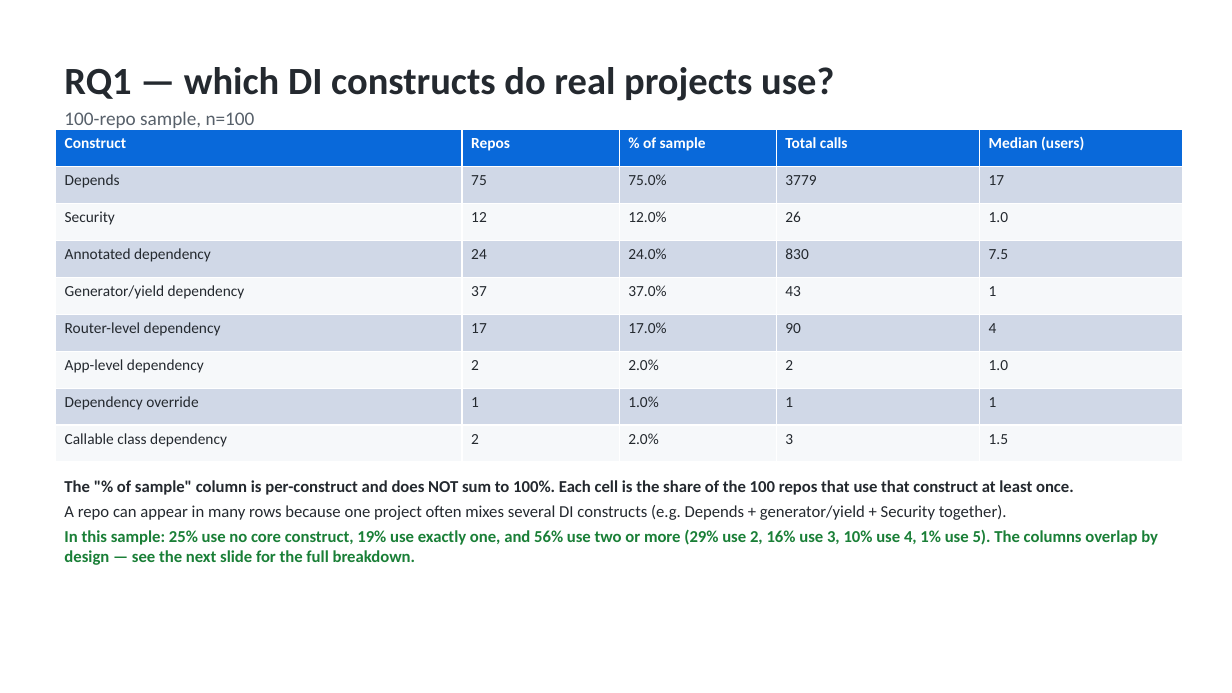
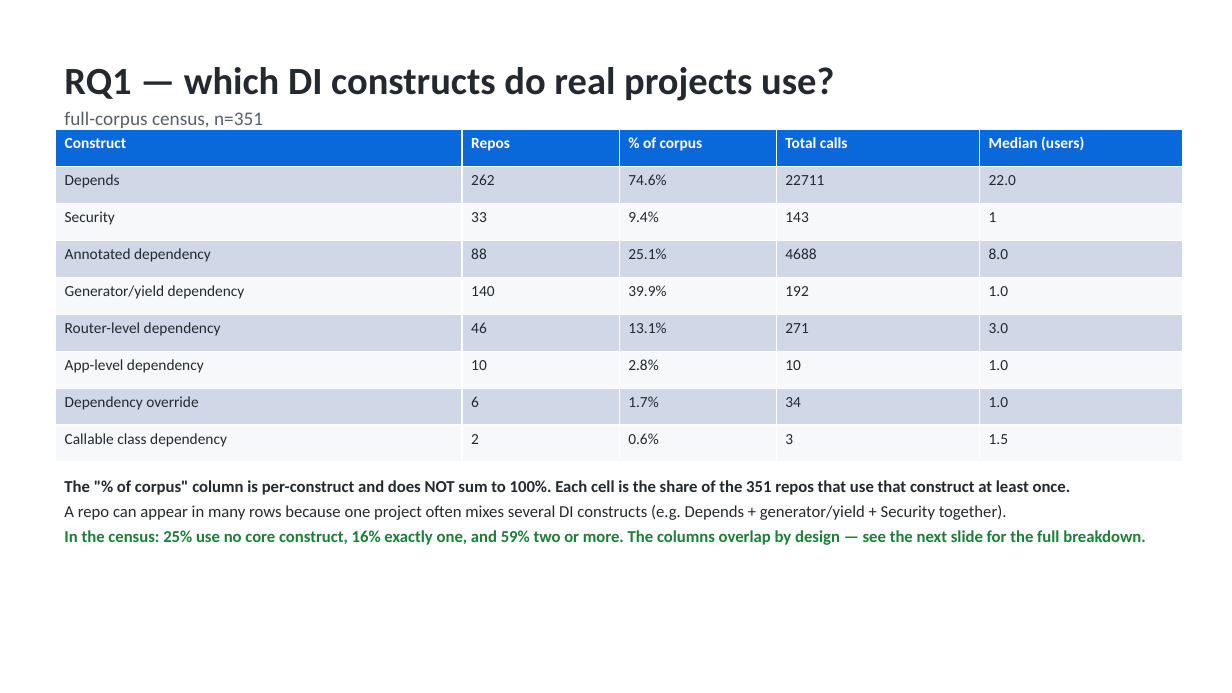
Before and after one commit to codeCrack-01/fastapi-di-empirical-study, a slide deck: slide 10 of analysis/out/fastapi_di_presentation.pptx. Drawn at 1232x693 pixels with LibreOffice and Linux fonts; fonts in the diff are those of the drawing. Boxes give left, top, right and bottom in pixels: in the first picture for what was removed or moved away, otherwise in the second. Text is boxed around its words. In the diff, an @@ line names an element or a change of style, - is before the commit and + after.

Commit message:
Expand RQ1/RQ2 from n=100 sample to full-corpus census (n=351)
aggregate.py gains --scope all and reads accepted repos from the manifest;
the deck computes multiplicity/pairings/graph/junk stats from the reports
and CSVs instead of hardcoding n=100. Regenerate analysis/out/* at the
census and update docs (result_draft, presentation_plan) to the 351-repo
figures with the seed-42 sample retained only as a documented pilot/audit.

```diff
--- a/analysis/out/fastapi_di_presentation.pptx
+++ b/analysis/out/fastapi_di_presentation.pptx
@@ text at <box>64,111,263,131</box>: text changed @@
-100-repo sample, n=100
+full-corpus census, n=351
@@ table at <box>55,129,1183,462</box> @@
-row 1, column 3: % of sample
+row 1, column 3: % of corpus
-row 2: Depends | 75 | 75.0% | 3779 | 17
+row 2: Depends | 262 | 74.6% | 22711 | 22.0
-row 3: Security | 12 | 12.0% | 26 | 1.0
+row 3: Security | 33 | 9.4% | 143 | 1
-row 4: Annotated dependency | 24 | 24.0% | 830 | 7.5
+row 4: Annotated dependency | 88 | 25.1% | 4688 | 8.0
-row 5: Generator/yield dependency | 37 | 37.0% | 43 | 1
+row 5: Generator/yield dependency | 140 | 39.9% | 192 | 1.0
-row 6: Router-level dependency | 17 | 17.0% | 90 | 4
+row 6: Router-level dependency | 46 | 13.1% | 271 | 3.0
-row 7: App-level dependency | 2 | 2.0% | 2 | 1.0
+row 7: App-level dependency | 10 | 2.8% | 10 | 1.0
-row 8: Dependency override | 1 | 1.0% | 1 | 1
+row 8: Dependency override | 6 | 1.7% | 34 | 1.0
-row 9, column 3: 2.0%
+row 9, column 3: 0.6%
@@ text at <box>64,480,1071,495</box>: text changed @@
-The "% of sample" column is per-construct and does NOT sum to 100%. Each cell is the share of the 100 repos that use that construct at least once.
+The "% of corpus" column is per-construct and does NOT sum to 100%. Each cell is the share of the 351 repos that use that construct at least once.
@@ text at <box>64,530,1146,545</box>: text changed @@
-In this sample: 25% use no core construct, 19% use exactly one, and 56% use two or more (29% use 2, 16% use 3, 10% use 4, 1% use 5). The columns overlap by design — see the next slide for the full breakdown.
+In the census: 25% use no core construct, 16% exactly one, and 59% two or more. The columns overlap by design — see the next slide for the full breakdown.
```
Also in this commit, not shown: 8 other slides changed, 10 other files.
